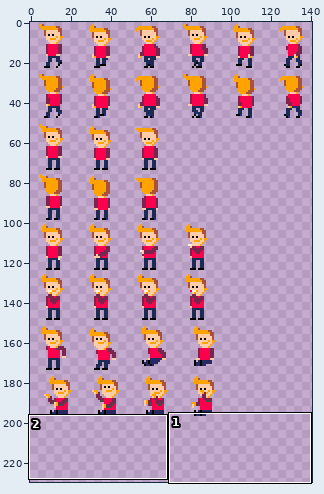
File history of a sprite sheet, assets/human_red.png. The first picture is a wide view before the edit; the outline marks the close-up.
Close-up. Old version:
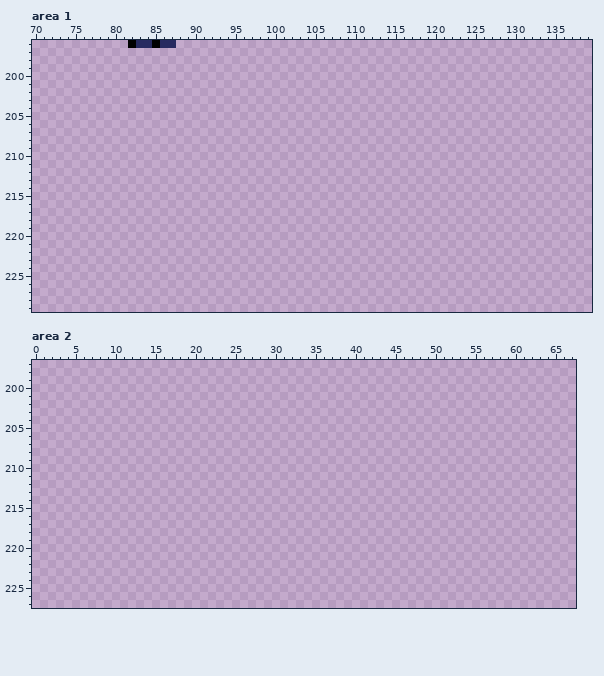
The file is 144x500 pixels. Colours within 5 levels of each other are drawn and written as one. Shown: area 1: x 70..139, y 196..229; area 2: x 0..67, y 197..227. The wide view leaves out empty margins.
The same view after the edit:
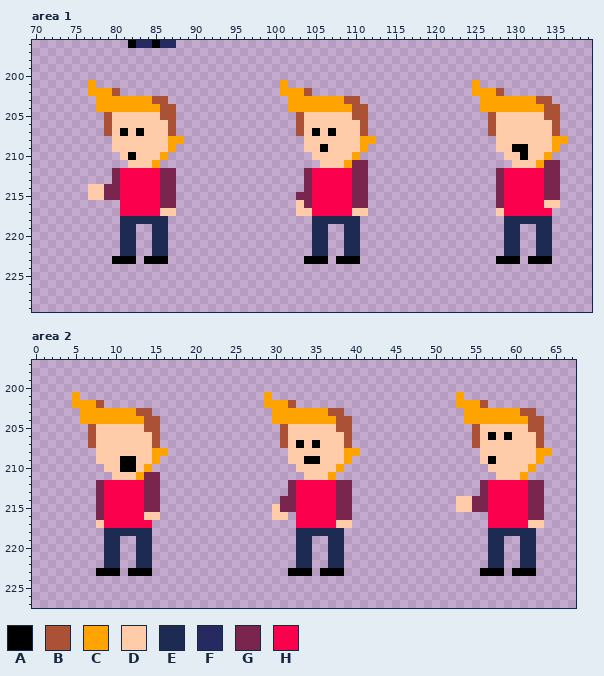
Palette (. is transparent): A #000000  B #ab5236  C #ffa300  D #ffccaa  E #1d2b53  F #272a60  G #7a254e  H #fb004c
What changed:
Area 1:
y 201: x 77 . -> C; x 101 . -> C; x 125 . -> C
y 202: x 77..80 .... -> CCCB; x 101..104 .... -> CCCB; x 125..128 .... -> CCCB
y 203: x 78..86 ......... -> CCCCCCCBB; x 102..110 ......... -> CCCCCCCBB; x 126..134 ......... -> CCCCCCCBB
y 204: x 78..87 .......... -> CCCCCCCCBB; x 102..111 .......... -> CCCCCCCCBB; x 126..135 .......... -> CCCCCCCCBB
y 205: x 79..87 ......... -> BDDDDDDBB; x 103..111 ......... -> BDDDDDDBB; x 127..135 ......... -> BDDDDDDBB
y 206: x 79..87 ......... -> BDDDDDDDB; x 103..111 ......... -> BDDDDDDDB; x 127..135 ......... -> BDDDDDDDB
y 207: x 79..87 ......... -> BDADADDDB; x 103..111 ......... -> BDADADDDB; x 127..135 ......... -> BDDDDDDDB
y 208: x 80..88 ......... -> DDDDDDDCC; x 104..112 ......... -> DDDDDDDCC; x 128..136 ......... -> DDDDDDDCC
y 209: x 80..87 ........ -> DDDDDDDC; x 104..111 ........ -> DDADDDDC; x 128..135 ........ -> DDAADDDC
y 210: x 81..86 ...... -> DADDDC; x 105..110 ...... -> DDDDDC; x 129..134 ...... -> DDADDC
y 211: x 82..85 .... -> DDDC; x 106..111 ...... -> DDDCGG; x 130..135 ...... -> DDDCGG
y 212..213: x 80..87 ........ -> GHHHHHGG; x 104..111 ........ -> GHHHHHGG; x 128..135 ........ -> GHHHHHGG
y 214: x 77..87 ........... -> DDGGHHHHHGG; x 104..111 ........ -> GHHHHHGG; x 128..135 ........ -> GHHHHHGG
y 215: x 77..87 ........... -> DDGGHHHHHGG; x 103..111 ......... -> GGHHHHHGG; x 128..135 ........ -> GHHHHHGG
y 216: x 81..87 ....... -> HHHHHGG; x 103..111 ......... -> DGHHHHHGG; x 128..135 ........ -> GHHHHHDD
y 217: x 81..87 ....... -> HHHHHDD; x 103..111 ......... -> DDHHHHHDD; x 128..134 ....... -> DHHHHHH
y 218: x 81..86 ...... -> EEEEEE; x 105..110 ...... -> EEEEEE; x 129..134 ...... -> EEEEEE
y 219..222: x 81..82 .. -> EE; x 85..86 .. -> EE; x 105..106 .. -> EE; x 109..110 .. -> EE; x 129..130 .. -> EE; x 133..134 .. -> EE
y 223: x 80..82 ... -> AAA; x 84..86 ... -> AAA; x 104..106 ... -> AAA; x 108..110 ... -> AAA; x 128..130 ... -> AAA; x 132..134 ... -> AAA
Area 2:
y 201: x 5 . -> C; x 29 . -> C; x 53 . -> C
y 202: x 5..8 .... -> CCCB; x 29..32 .... -> CCCB; x 53..56 .... -> CCCB
y 203: x 6..14 ......... -> CCCCCCCBB; x 30..38 ......... -> CCCCCCCBB; x 54..62 ......... -> CCCCCCCBB
y 204: x 6..15 .......... -> CCCCCCCCBB; x 30..39 .......... -> CCCCCCCCBB; x 54..63 .......... -> CCCCCCCCBB
y 205: x 7..15 ......... -> BDDDDDDBB; x 31..39 ......... -> BDDDDDDBB; x 55..63 ......... -> BDDDDDDBB
y 206: x 7..15 ......... -> BDDDDDDDB; x 31..39 ......... -> BDDDDDDDB; x 55..63 ......... -> BDADADDDB
y 207: x 7..15 ......... -> BDDDDDDDB; x 31..39 ......... -> BDADADDDB; x 55..63 ......... -> BDDDDDDDB
y 208: x 8..16 ......... -> DDDDDDDCC; x 32..40 ......... -> DDDDDDDCC; x 56..64 ......... -> DDDDDDDCC
y 209: x 8..15 ........ -> DDDAADDC; x 32..39 ........ -> DDAADDDC; x 56..63 ........ -> DADDDDDC
y 210: x 9..14 ...... -> DDAADC; x 33..38 ...... -> DDDDDC; x 57..62 ...... -> DDDDDC
y 211: x 10..15 ...... -> DDDCGG; x 34..37 .... -> DDDC; x 58..61 .... -> DDDC
y 212..213: x 8..15 ........ -> GHHHHHGG; x 32..39 ........ -> GHHHHHGG; x 56..63 ........ -> GHHHHHGG
y 214: x 8..15 ........ -> GHHHHHGG; x 31..39 ......... -> GGHHHHHGG; x 53..63 ........... -> DDGGHHHHHGG
y 215: x 8..15 ........ -> GHHHHHGG; x 30..39 .......... -> DGGHHHHHGG; x 53..63 ........... -> DDGGHHHHHGG
y 216: x 8..15 ........ -> GHHHHHDD; x 30..31 .. -> DD; x 33..39 ....... -> HHHHHGG; x 57..63 ....... -> HHHHHGG
y 217: x 8..14 ....... -> DHHHHHH; x 33..39 ....... -> HHHHHDD; x 57..63 ....... -> HHHHHDD
y 218: x 9..14 ...... -> EEEEEE; x 33..38 ...... -> EEEEEE; x 57..62 ...... -> EEEEEE
y 219..222: x 9..10 .. -> EE; x 13..14 .. -> EE; x 33..34 .. -> EE; x 37..38 .. -> EE; x 57..58 .. -> EE; x 61..62 .. -> EE
y 223: x 8..10 ... -> AAA; x 12..14 ... -> AAA; x 32..34 ... -> AAA; x 36..38 ... -> AAA; x 56..58 ... -> AAA; x 60..62 ... -> AAA
